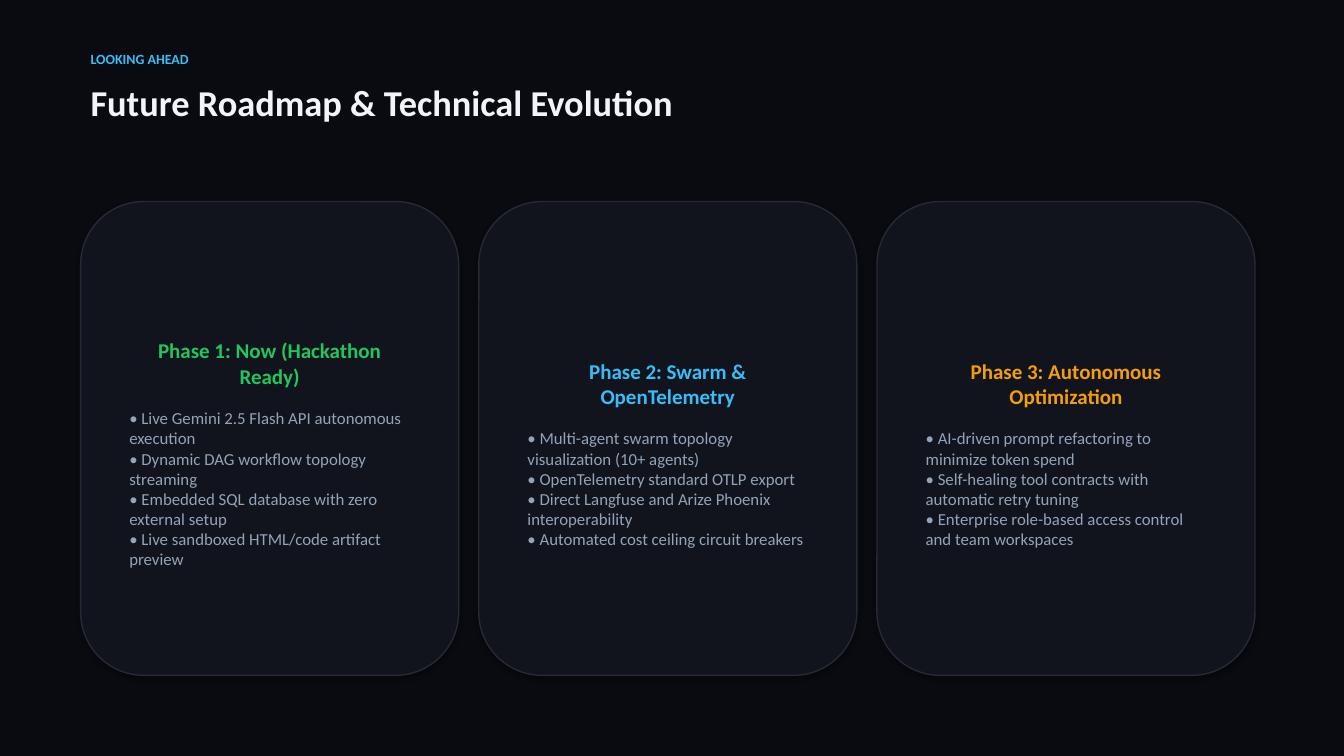
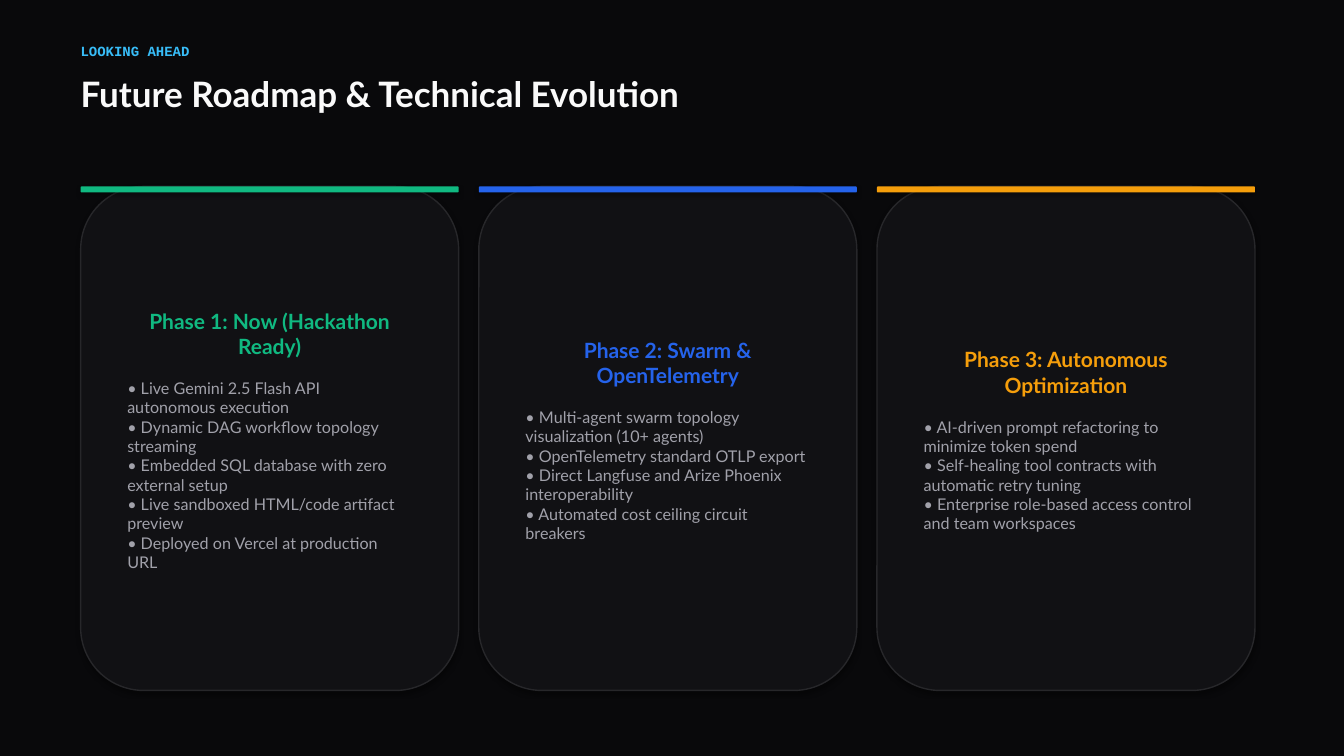
Before and after one commit to IHassanshaikh/Agent-Arena, a slide deck: slide 9 of AgentArena_Hackathon_Pitch.pptx. Drawn at 1344x756 pixels with LibreOffice and Linux fonts; fonts in the diff are those of the drawing. Boxes give left, top, right and bottom in pixels: in the first picture for what was removed or moved away, otherwise in the second. Text is boxed around its words. In the diff, an @@ line names an element or a change of style, - is before the commit and + after.

Commit message:
docs: update PPT presentation styling and incorporate live Vercel deployment link

```diff
--- a/AgentArena_Hackathon_Pitch.pptx
+++ b/AgentArena_Hackathon_Pitch.pptx
@@ rectangle at [0,0,1344,756]: fill #090B10 to #09090B @@
@@ text "LOOKING AHEAD" at [81,46,190,56]: font Calibri to Courier New @@
@@ text "Future Roadmap & Technical Evolution" at [81,81,679,113]: size 26 to 25 pt, font Calibri to Lato, text colour #F1F5F9 to #FAFAFA @@
@@ rounded rectangle "Phase 1: Now (Hackathon Ready)": place and size @@
-rounded rectangle "Phase 1: Now (Hackathon Ready)" at [81,202,459,676]
+rounded rectangle "Phase 1: Now (Hackathon Ready)" at [81,187,459,691]
@@ rounded rectangle "Phase 1: Now (Hackathon Ready)" at [81,187,459,691]: fill #11141C to #111114; outline #262A36 1 pt to #27272A 1 pt @@
@@ rounded rectangle added at [81,187,459,193], fill #10B981 @@
@@ rounded rectangle "Phase 2: Swarm & OpenTelemetry": place and size @@
-rounded rectangle "Phase 2: Swarm & OpenTelemetry" at [479,202,857,676]
+rounded rectangle "Phase 2: Swarm & OpenTelemetry" at [479,187,857,691]
@@ rounded rectangle "Phase 2: Swarm & OpenTelemetry" at [479,187,857,691]: font Calibri to Lato; text colour #38BDF8 to #2563EB in "Phase 2: Swarm & OpenTelemetry"; size 12 to 11.5 pt, text colour #94A3B8 to #A1A1AA in "• Multi-agent swarm topology visualization (10+ agents) ..."; fill #11141C to #111114; outline #262A36 1 pt to #27272A 1 pt @@
@@ rounded rectangle added at [479,187,857,193], fill #2563EB @@
@@ rounded rectangle "Phase 3: Autonomous Optimization": place and size @@
-rounded rectangle "Phase 3: Autonomous Optimization" at [877,202,1255,676]
+rounded rectangle "Phase 3: Autonomous Optimization" at [877,187,1255,691]
@@ rounded rectangle "Phase 3: Autonomous Optimization" at [877,187,1255,691]: font Calibri to Lato; size 12 to 11.5 pt, text colour #94A3B8 to #A1A1AA in "• AI-driven prompt refactoring to minimize token ..."; fill #11141C to #111114; outline #262A36 1 pt to #27272A 1 pt @@
@@ rounded rectangle added at [877,187,1255,193], fill #F59E0B @@
@@ text in rounded rectangle at [149,313,390,358]: font Calibri to Lato, text colour #22C55E to #10B981 in "Phase 1: Now (Hackathon Ready)" @@
@@ text in rounded rectangle at [127,382,395,568]: text changed; size 12 to 11.5 pt; font Calibri to Lato; text colour #94A3B8 to #A1A1AA @@
-• Live Gemini 2.5 Flash API autonomous execution
-• Dynamic DAG workflow topology streaming
-• Embedded SQL database with zero external setup
-• Live sandboxed HTML/code artifact preview
+• Live Gemini 2.5 Flash API autonomous execution
+• Dynamic DAG workflow topology streaming
+• Embedded SQL database with zero external setup
+• Live sandboxed HTML/code artifact preview
+• Deployed on Vercel at production URL
```
Also in this commit, not shown: 9 other slides changed, 3 other files.
